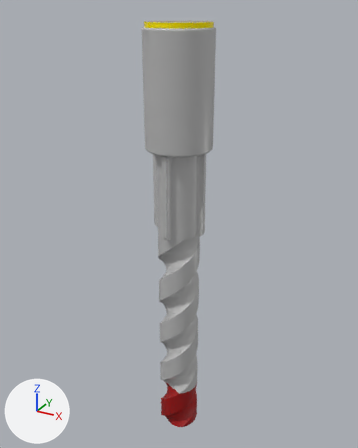
What one commit did to the glTF model cortador.glb.
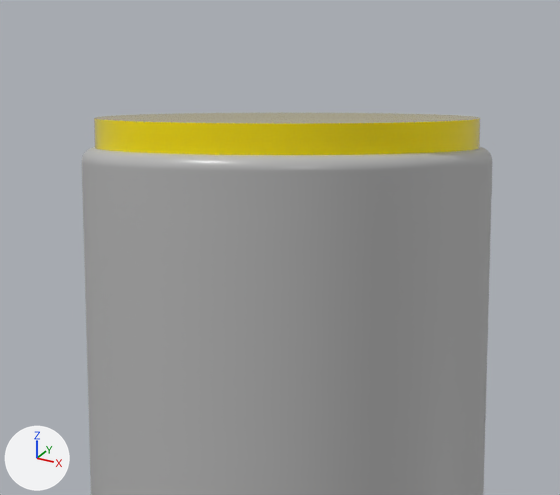
Each version is shown whole from a camera (50 mm lens) standing at (0.518, -0.941, 1.058) and looking at (-0.015, 0.028, 0.573), then close up on the part from 35% to 64% of the width and 0% to 20% of the height. Arrows for +X, +Y and +Z are at lower left; the lights stay in place. Where no turn or scale is listed for an object, it has been applied to the vertices.

Script lines for the objects in view, before the commit:
```python
mat_gold = principled_material('Gold')
mat_gold.base_color = (1.0, 0.808, 0.0)  # yellow #ffe800
mat_gold.roughness = 0.0
me_mesh_0 = bpy.data.meshes.new('Mesh_0')
me_mesh_0.from_pydata(...)  # 3469 vertices, 6888 faces; spans x -0.075..0.075, y -0.075..0.075, z 0.0..0.9
me_mesh_0.materials.append(mat_defaultmaterial_2)  # grey #bbbbbb
me_mesh_2 = bpy.data.meshes.new('Mesh_2')
me_mesh_2.from_pydata(...)  # 112 vertices, 216 faces; spans x -0.07..0.07, y -0.07..0.07, z 0.9..0.91
me_mesh_2.materials.append(mat_gold)  # yellow #ffe800
ob_3dgeom_14 = bpy.data.objects.new('3DGeom-14', me_mesh_0)
ob_3dgeom_14.location = (0.0, 0.0, 0.12)
ob_body_3 = bpy.data.objects.new('Body_3', me_mesh_2)
ob_body_3.location = (0.0, 0.0, 0.12)
```
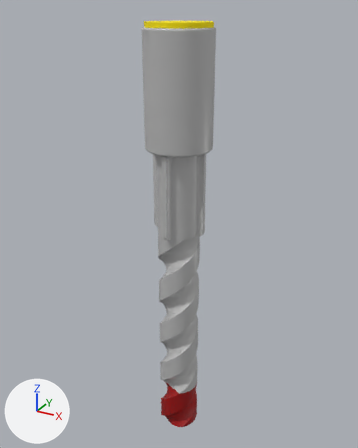
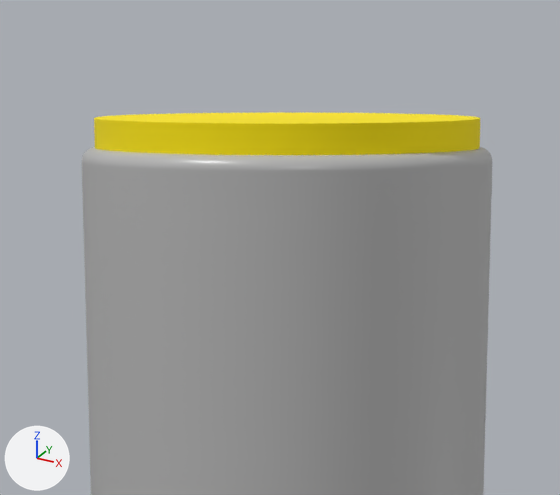
Boxes (x1, y1, x2, y2) around the edits, measured in the close-ups (560 x 495 px):
'Body_3', surface changed: (94, 113, 480, 152) in both

What the commit changed:
In material 'Gold' (mat_gold), roughness goes from 0.0 to 1.0.
